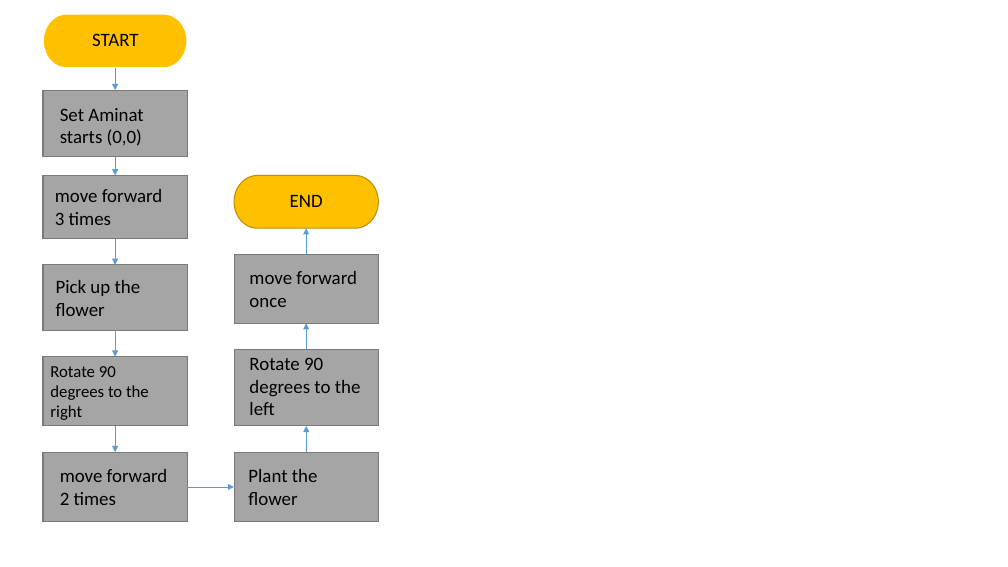
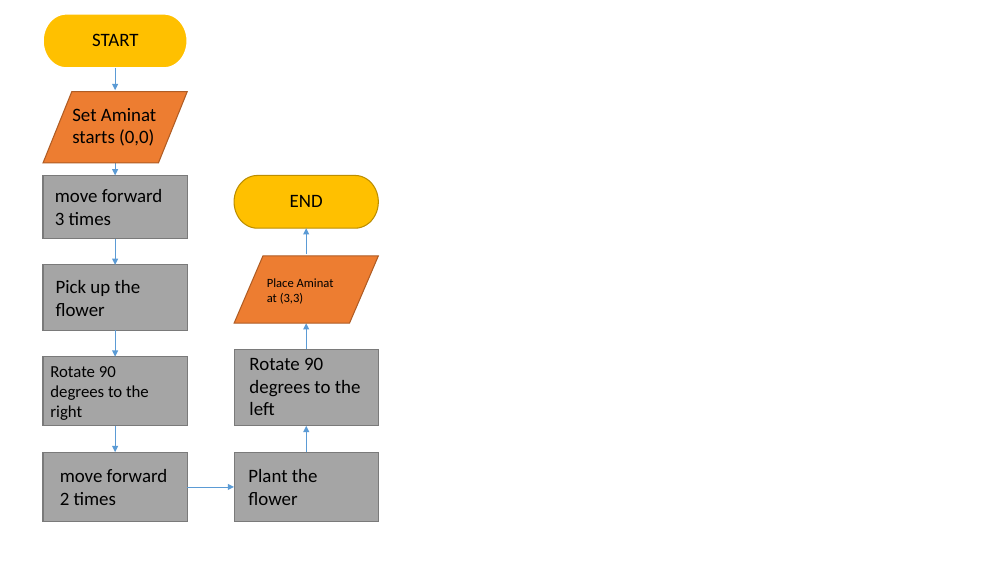
Before and after one commit to uneumoh/uneCSC102, a slide deck: slide 1 of Project I.pptx. Drawn at 1008x567 pixels with LibreOffice and Linux fonts; fonts in the diff are those of the drawing. Boxes give left, top, right and bottom in pixels: in the first picture for what was removed or moved away, otherwise in the second. Text is boxed around its words. In the diff, an @@ line names an element or a change of style, - is before the commit and + after.

Commit message:
second commit

```diff
--- a/Project I.pptx
+++ b/Project I.pptx
@@ rectangle removed at box(43, 90, 188, 157) @@
@@ flow chart input output added at box(43, 91, 188, 163), fill #ED7D31, outline #AF5C24 1 pt @@
@@ text "Set Aminat starts (0,0)": place and size @@
-text "Set Aminat starts (0,0)" at box(60, 108, 143, 146)
+text "Set Aminat starts (0,0)" at box(72, 108, 156, 146)
@@ rectangle removed at box(234, 254, 379, 323) @@
@@ flow chart input output added at box(234, 256, 379, 324), fill #ED7D31, outline #AF5C24 1 pt @@
@@ text removed at box(249, 271, 357, 307) @@
-move forward once
@@ text added at box(267, 278, 334, 304), 12 pt, text #000000 @@
+Place Aminat at (3,3)
```
